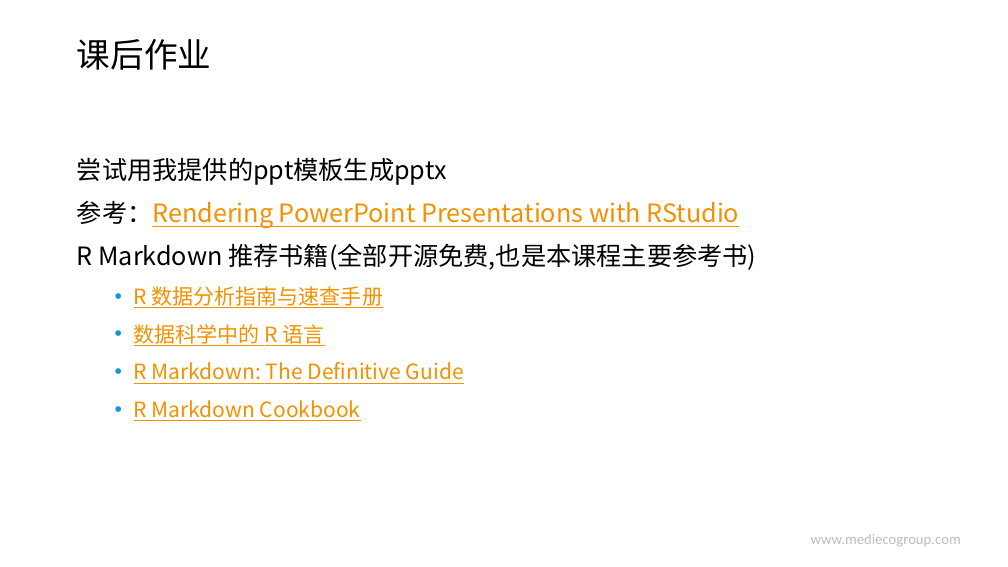
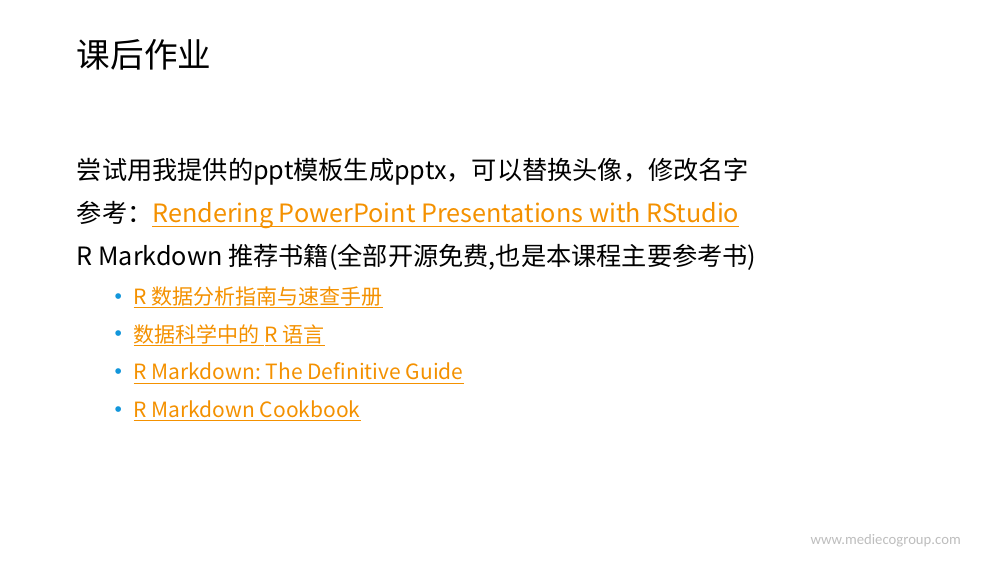
Before and after one commit to hao203/rmd_china, a slide deck: slide 22 of slides/00.Introduction/00.pptx. Drawn at 1008x567 pixels with LibreOffice and Linux fonts; fonts in the diff are those of the drawing; background and template pictures are left out. Boxes give left, top, right and bottom in pixels: in the first picture for what was removed or moved away, otherwise in the second. Text is boxed around its words. In the diff, an @@ line names an element or a change of style, - is before the commit and + after.

```diff
--- a/slides/00.Introduction/00.pptx
+++ b/slides/00.Introduction/00.pptx
@@ text at (77, 157, 749, 185): text changed @@
-尝试用我提供的ppt模板生成pptx
+尝试用我提供的ppt模板生成pptx，可以替换头像，修改名字
```
Also in this commit, not shown: 6 other files.
